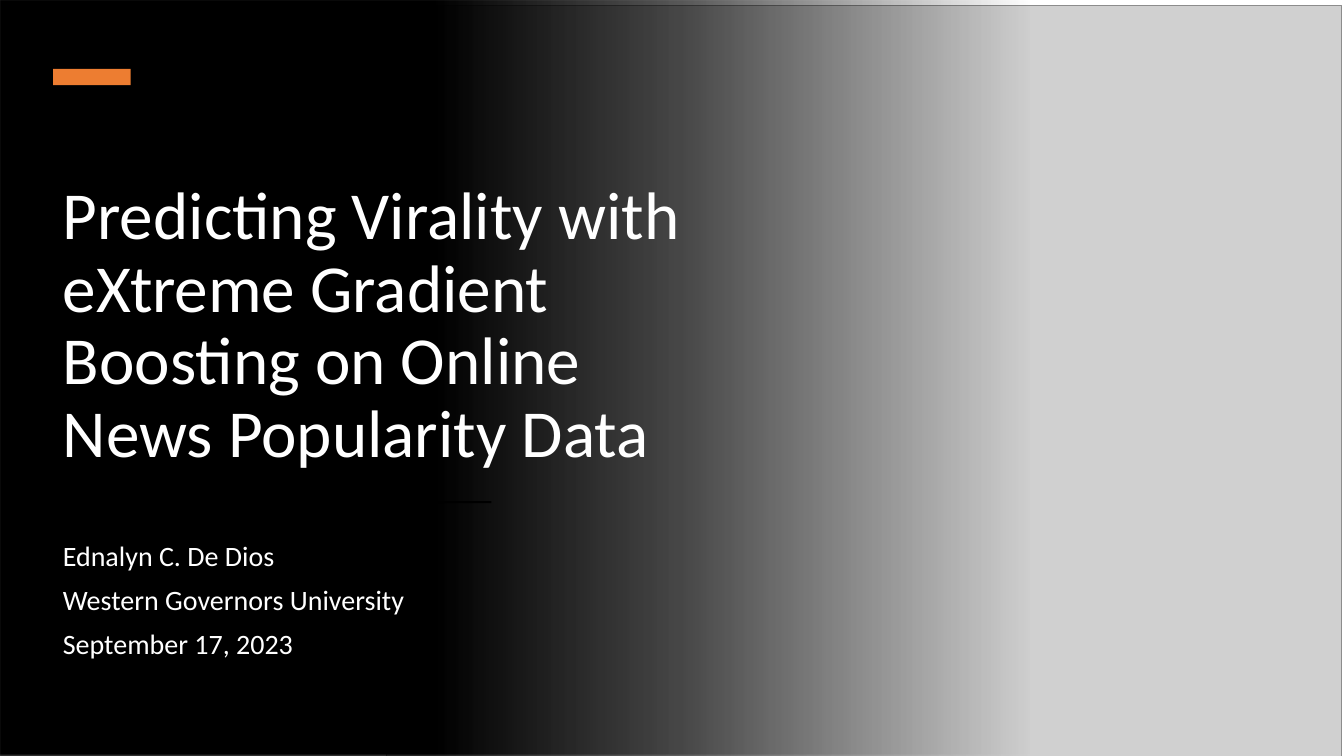
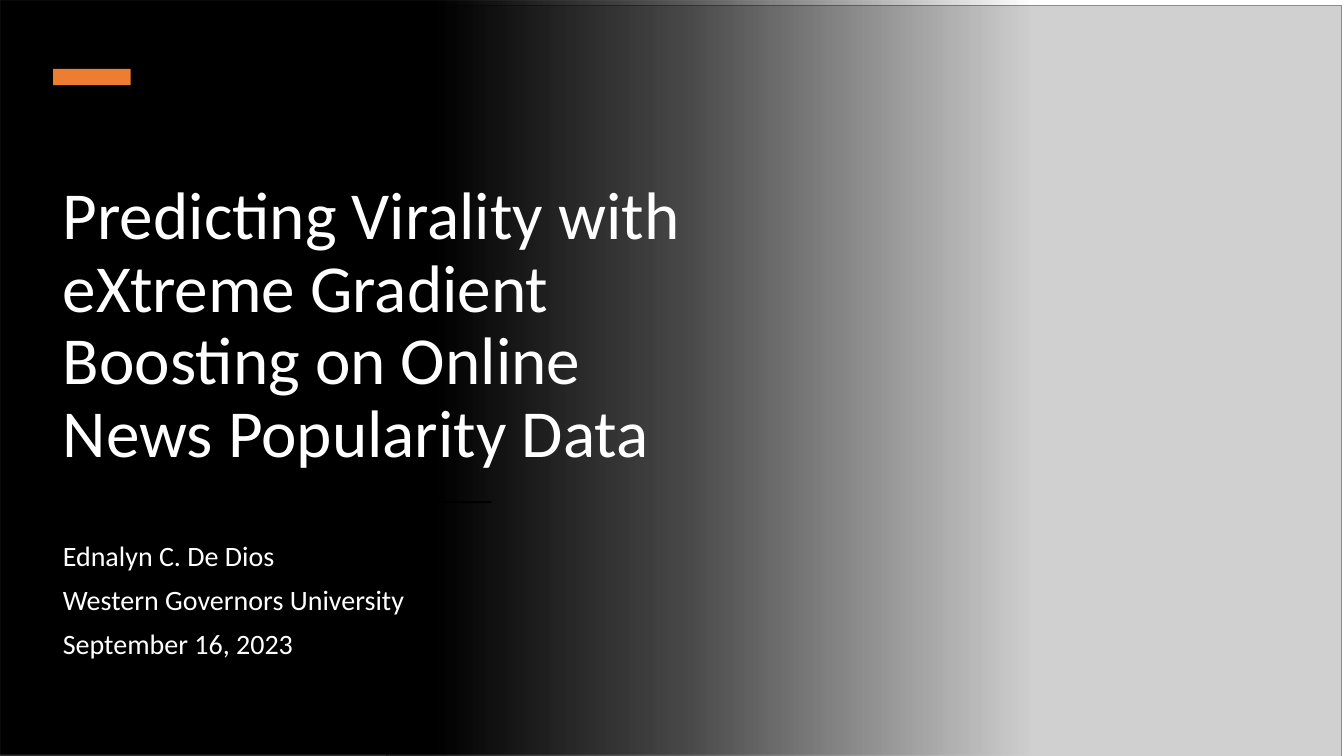
Before and after one commit to ecdedios/d214-online-news-popularity, a slide deck: slide 1 of docs/D214 PA Task 3 Presentation (Rev. 0).pptx. Drawn at 1344x756 pixels with LibreOffice and Linux fonts; fonts in the diff are those of the drawing; grey boxes stand for pictures. Boxes give left, top, right and bottom in pixels: in the first picture for what was removed or moved away, otherwise in the second. Text is boxed around its words. In the diff, an @@ line names an element or a change of style, - is before the commit and + after.

Commit message:
add task 3 slides

```diff
--- a/docs/D214 PA Task 3 Presentation (Rev. 0).pptx
+++ b/docs/D214 PA Task 3 Presentation (Rev. 0).pptx
@@ subtitle at box(63, 634, 293, 659): text changed @@
-September 17, 2023
+September 16, 2023
```
Also in this commit, not shown: 3 other files.
